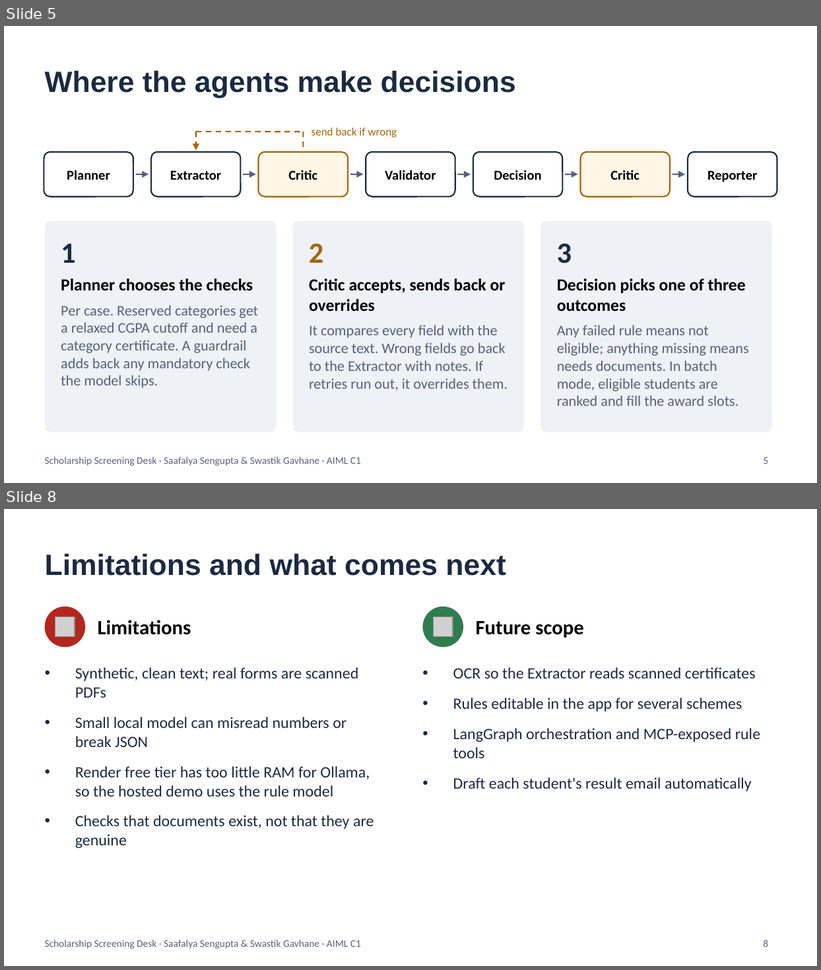
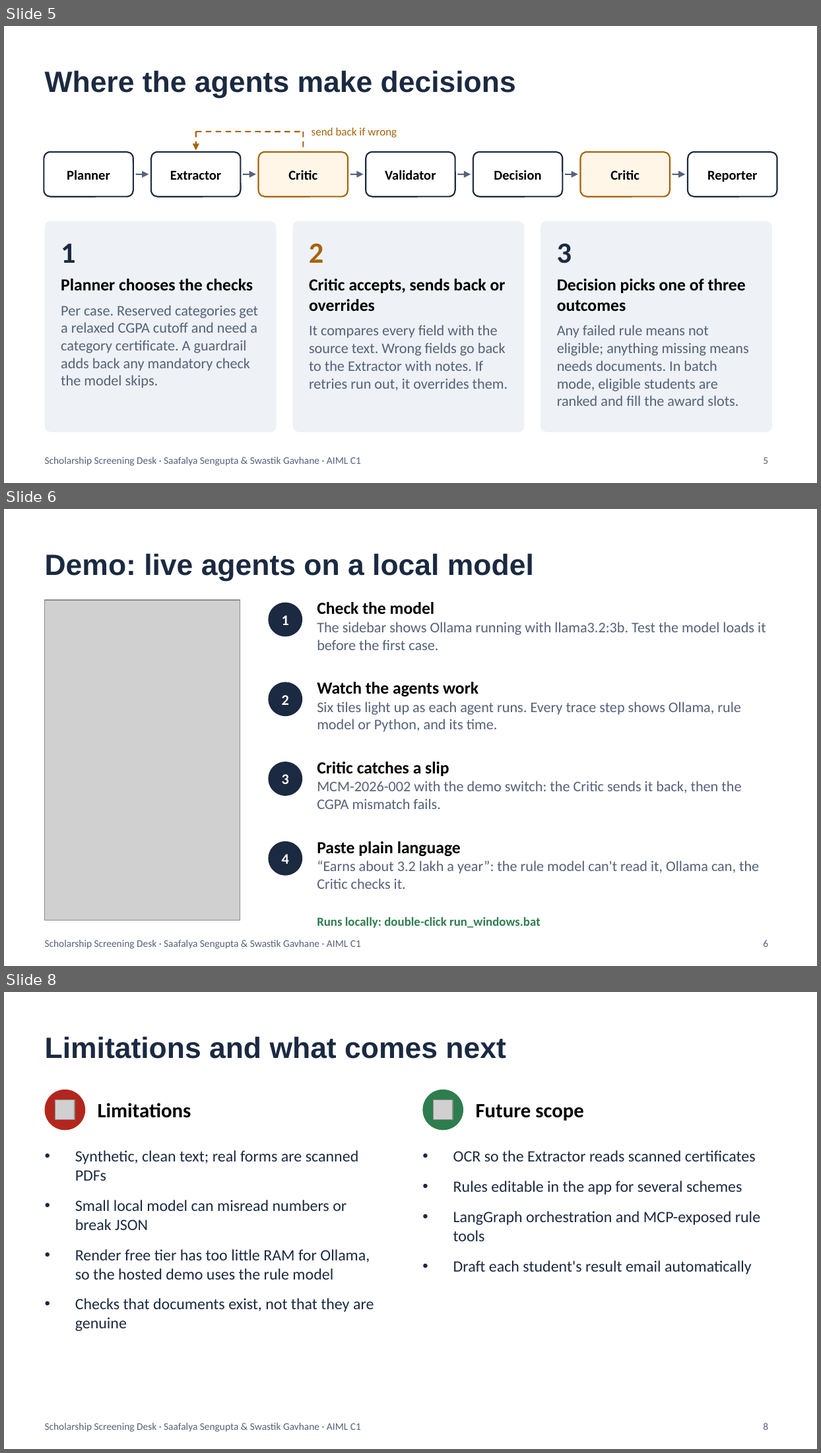
Before and after one commit to Saafalya/scholardesk-, a slide deck: docs/ScholarDesk_CA3.pptx. Shown one above the other, each under a label of ours: slides 5 and 8 before the commit, slides 5, 6 and 8 after it; the slides between them are not shown. The pictures are 821x970 and 821x1453 pixels, drawn with LibreOffice and Linux fonts; fonts in the diff are those of the drawing; grey boxes stand for pictures. Boxes give left, top, right and bottom in pixels: in the first picture for what was removed or moved away, otherwise in the second. Text is boxed around its words. In the diff, an @@ line names an element or a change of style, - is before the commit and + after.

```diff
--- a/docs/ScholarDesk_CA3.pptx
+++ b/docs/ScholarDesk_CA3.pptx
@@ slide 6 added at <box>4,509,817,966</box>, background #FFFFFF; not listed: 1 template element that a slide beside it also shows @@
@@ title added at <box>45,553,534,581</box>, 26 pt, text #1B2A41, bold @@
+Demo: live agents on a local model
@@ picture added at <box>45,600,240,920</box> @@
@@ ellipse added at <box>268,603,302,636</box>, fill #1B2A41 @@
@@ text added at <box>317,602,766,650</box>, 13 pt, text #55627A @@
+Check the model
+The sidebar shows Ollama running with llama3.2:3b. Test the model loads it before the first case.
@@ text added at <box>282,615,289,625</box>, 13 pt, text #FFFFFF, bold @@
+1
@@ ellipse added at <box>268,682,302,716</box>, fill #1B2A41 @@
@@ text added at <box>317,682,741,732</box>, 13 pt, text #55627A @@
+Watch the agents work
+Six tiles light up as each agent runs. Every trace step shows Ollama, rule model or Python, and its time.
@@ text added at <box>282,695,289,705</box>, 13 pt, text #FFFFFF, bold @@
+2
@@ ellipse added at <box>268,762,302,796</box>, fill #1B2A41 @@
@@ text added at <box>317,762,741,809</box>, 13 pt, text #55627A @@
+Critic catches a slip
+MCM-2026-002 with the demo switch: the Critic sends it back, then the CGPA mismatch fails.
@@ text added at <box>282,774,289,784</box>, 13 pt, text #FFFFFF, bold @@
+3
@@ ellipse added at <box>268,842,302,876</box>, fill #1B2A41 @@
@@ text added at <box>317,842,759,889</box>, 13 pt, text #55627A @@
+Paste plain language
+“Earns about 3.2 lakh a year”: the rule model can't read it, Ollama can, the Critic checks it.
@@ text added at <box>282,854,289,864</box>, 13 pt, text #FFFFFF, bold @@
+4
@@ text added at <box>317,917,541,928</box>, 11 pt, text #2E7D4F, bold @@
+Runs locally: double-click run_windows.bat
@@ page number added at <box>763,940,768,947</box>, 9 pt, text #55627A @@
+6
```
Also in this commit, not shown: 2 slides changed, 1 slide removed, 13 other files.
